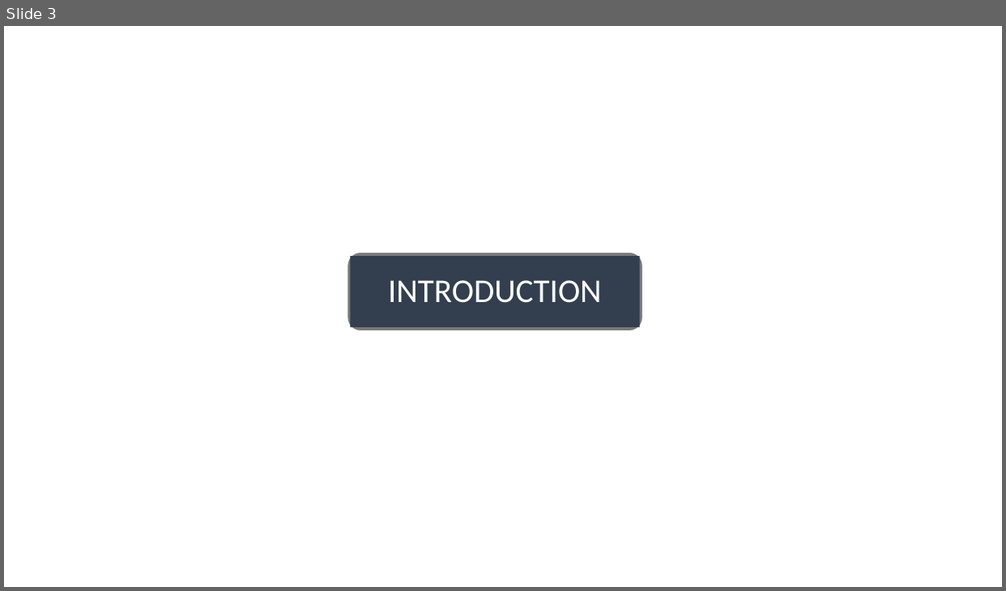
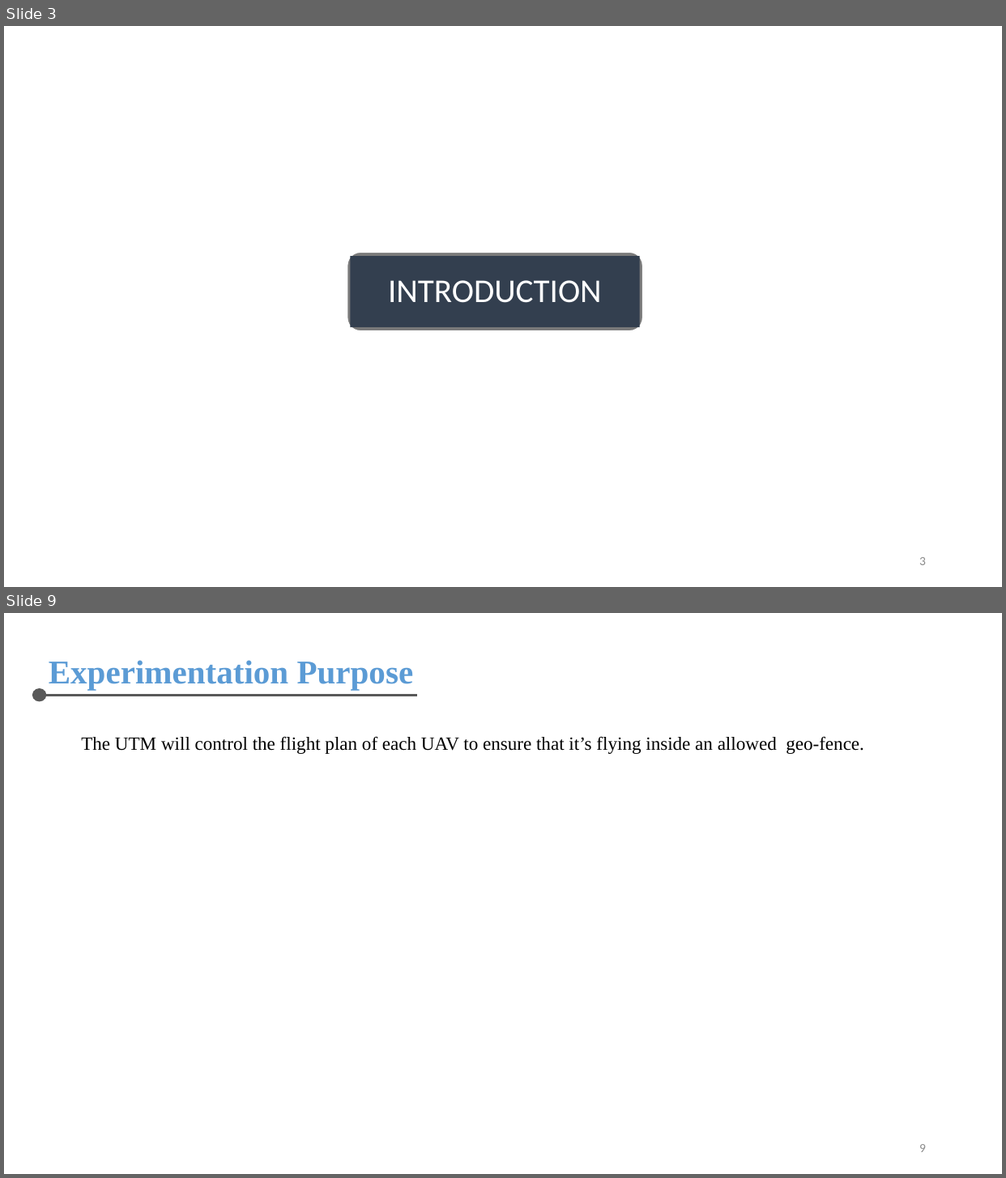
Before and after one commit to chris-nthu/communication, a slide deck: wireless_network/PaperReading/Report.pptx. Shown one above the other, each under a label of ours: slide 3 before the commit, slides 3 and 9 after it; the slides between them are not shown. The pictures are 1006x591 and 1006x1178 pixels, drawn with LibreOffice and Linux fonts; fonts in the diff are those of the drawing. Boxes give left, top, right and bottom in pixels: in the first picture for what was removed or moved away, otherwise in the second. Text is boxed around its words. In the diff, an @@ line names an element or a change of style, - is before the commit and + after.

```diff
--- a/wireless_network/PaperReading/Report.pptx
+++ b/wireless_network/PaperReading/Report.pptx
@@ slide 9 added at (4,613,1002,1174), background #FFFFFF @@
@@ text added at (49,660,414,690), 32 pt, text #5B9BD5, bold @@
+Experimentation Purpose
@@ ellipse added at (32,688,47,702), fill #595959 @@
@@ line added from (47, 696) to (417, 696), #595959 2 pt @@
@@ text added at (81,736,864,754), 18 pt, text #000000 @@
+The UTM will control the flight plan of each UAV to ensure that it’s flying inside an allowed geo-fence.
@@ page number added at (919,1144,926,1152), 12 pt, text #8C8C8C @@
+9
@@ slide 3 changed as well @@
@@ page number added at (919,557,926,565), 12 pt, text #8C8C8C @@
+3
```
Also in this commit, not shown: 7 other slides changed, 8 other slides added, 3 slides removed, 1 other file.
